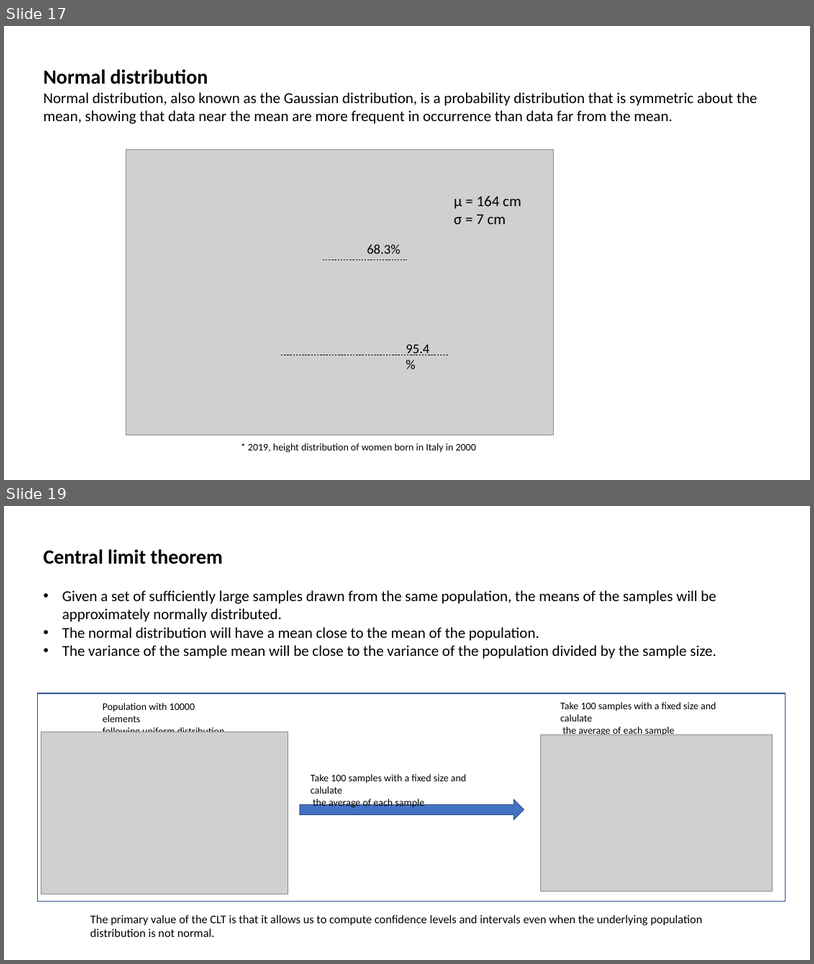
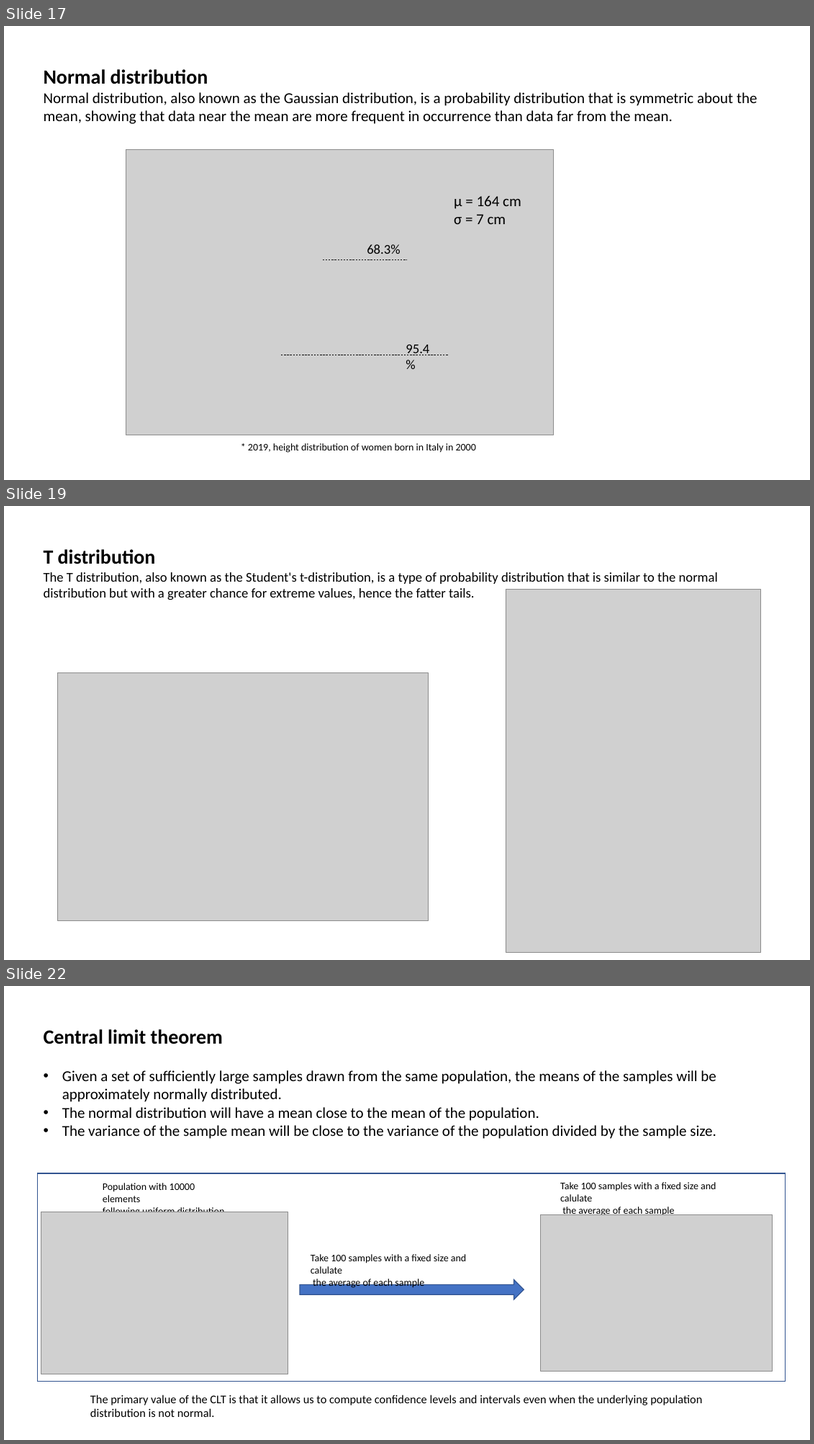
Before and after one commit to MarcoCalbucci/DataAnalytics, a slide deck: Probability_Statistics/Probability_Statistics_intro.pptx. Shown one above the other, each under a label of ours: slides 17 and 19 before the commit, slides 17, 19 and 22 after it; the slides between them are not shown. The pictures are 814x964 and 814x1444 pixels, drawn with LibreOffice and Linux fonts; fonts in the diff are those of the drawing; grey boxes stand for pictures. Boxes give left, top, right and bottom in pixels: in the first picture for what was removed or moved away, otherwise in the second. Text is boxed around its words. In the diff, an @@ line names an element or a change of style, - is before the commit and + after.

Commit message:
PredictiveModeling e Probability_Statistics: spostamento file

```diff
--- a/Probability_Statistics/Probability_Statistics_intro.pptx
+++ b/Probability_Statistics/Probability_Statistics_intro.pptx
@@ slide 19 added at [4, 506, 810, 960], background #FFFFFF @@
@@ text added at [44, 549, 718, 600], 16 pt, text #000000 @@
+T distribution
+The T distribution, also known as the Student's t-distribution, is a type of probability distribution that is similar to the normal distribution but with a greater chance for extreme values, hence the fatter tails.
@@ picture added at [506, 590, 761, 952] @@
@@ picture added at [58, 673, 429, 921] @@
@@ what was slide 19 is now slide 22 @@
```
Also in this commit, not shown: 2 slides changed, 2 other slides added, 3 other files.
